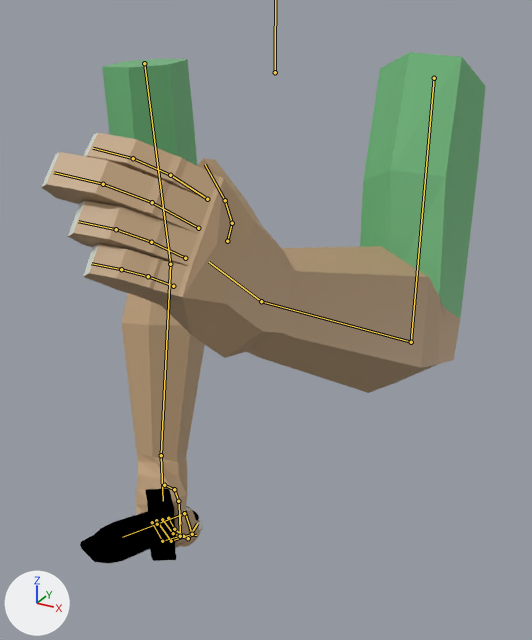
A saved change to the Blender file player/player Anims Knife.blend.
Before and after are seen from a camera (50 mm lens) standing at (0.452, -0.846, 0.089) and looking at (0.059, -0.132, -0.268). The lights are fixed; the arrows at lower left show +X, +Y and +Z. Both versions are drawn at frame 1 of the action 'Knife Up'; the numbers are the values there. The bones that bend it are drawn over the model as lines.

Objects in the first picture: 'Human Arms Model', 'Knife Model'.
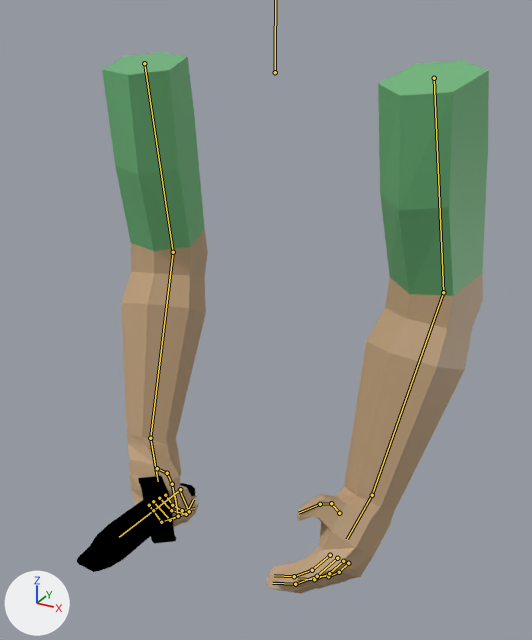
Pixel boxes (x1, y1, x2, y2) of what changed, in the pictures (532 x 640 px):
'Human Arms Model', posed (13% narrower, 9% taller)
    before: (42, 52, 486, 548)
    after: (102, 52, 489, 594)
'Knife Model', posed (29% taller)
    before: (80, 488, 199, 563)
    after: (77, 475, 195, 572)

The edits, one by one:
Bone 'IK Arm Target.L' (bone_ik_arm_target_l) moves from (0.135, -0.596, 0.378) to (0.543, -0.608, 0.047).
Bone 'IK Arm Target.L' (bone_ik_arm_target_l) turns from (101, -43, 4) to (106, 48, 4) degrees about its own x, y and z.
Bone 'IK Arm Target.R' (bone_ik_arm_target_r) moves from (-0.557, -0.642, 0.092) to (-0.539, -0.617, 0.083).
Bone 'IK Arm Target.R' (bone_ik_arm_target_r) turns from (98, -64, 12) to (88, -74, 23) degrees about its own x, y and z.
